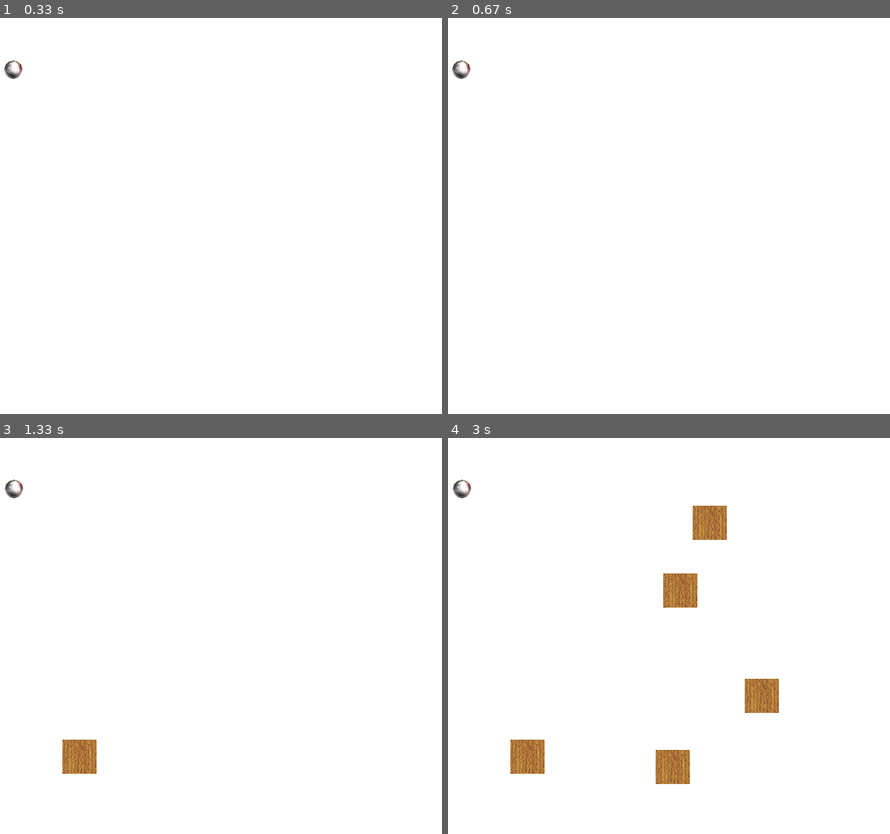
Above: before the commit, frames 1-4 (two rows, left to right).
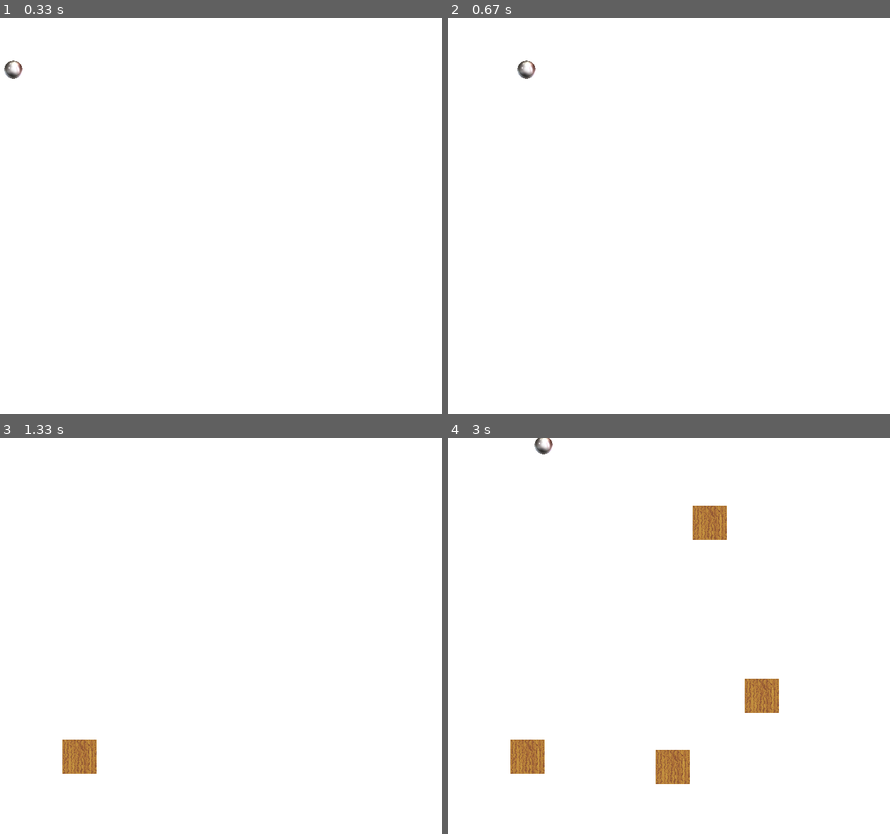
Above: after the commit, the same moments.

Repository: vohkorog/game-with-pygame
Game: pygame game, started from main.py
The game is run twice, just before and just after one commit, with the same random seed, the same clock (stepped at 60 frames per second) and the same inputs.
Inputs (mouse positions are in pixels of both pictures, inside the frame that each line leads up to):
- Up to frame 1 (0.33 s): no input
- Up to frame 2 (0.67 s): hold D from 0.33 s (still down)
- Up to frame 3 (1.33 s): release D at 0.8 s; hold W 0.83-1.13 s; press the mouse at (61, 738) at 1.2 s; move the mouse to (185, 620) at 1.3 s
- Up to frame 4 (3 s): release the mouse at (761, 501) at 1.43 s; click (744, 679) at 1.55 s; hold D 1.83-2.3 s; click (691, 505) at 1.92 s; hold A 2.33-2.87 s; click (655, 750) at 2.42 s; hold S from 2.9 s (still down); click (664, 572) at 2.98 s

Frame 1 is identical in both runs. In frame 2, 0.2% of the frame differs, in the area x 0-20%, y 10-16%; in frame 3, 0.1%; in frame 4, 0.9%, in the area x 1-57%, y 0-43%.

Commit message:
установка 60 фпс

Diff:
--- a/engine.py
+++ b/engine.py
@@ -22,8 +22,9 @@
         pygame.display.set_caption(self.title)
 
     def init_object(self):
+
+        self.texture = TextureAdd("src\\image\\texture.jpg")
         self.entity = Entity(38, 30, 60, 60, "src\\image\\ball.png")
-        self.texture = TextureAdd("src\\image\\texture.jpg")
 
 
     def handle_events(self):
@@ -35,11 +36,19 @@
 
     def run(self):
         self.running = True
+        clock = pygame.time.Clock()
+
         while self.running:
+
             self.running = self.handle_events()
             self.update()
             self.screen.fill((255, 255, 255))
             self.render()
+
+            clock.tick(60)  # Должен быть В НАЧАЛЕ цикла
+            fps = clock.get_fps()
+            print(int(fps))
+
             pygame.display.flip()
 
         pygame.quit()
--- a/entity.py
+++ b/entity.py
@@ -27,13 +27,13 @@
         keys = pygame.key.get_pressed()
 
         if keys[pygame.K_w]:
-            self.y -= 0.05
+            self.y -= 5
         if keys[pygame.K_s]:
-            self.y += 0.05
+            self.y += 5
         if keys[pygame.K_a]:
-            self.x -= 0.05
+            self.x -= 5
         if keys[pygame.K_d]:
-            self.x += 0.05
+            self.x += 5
 
     def get_image(self):
         image = self._image_library.get(self.path)
--- a/texture_add.py
+++ b/texture_add.py
@@ -32,7 +32,7 @@
             if event_mouse[0] and not self.last_mouse_state:
                 self.mouse_click = 1
                 self.position = pygame.mouse.get_pos()
-                print(self.position)
+                #print(self.position)   # вывод координат клика мыши в консоли
             else:
                 self.mouse_click = 0
             if event_mouse[2]:
@@ -44,7 +44,7 @@
             if event_mouse[0]:
                 self.mouse_click = 1
                 self.position = pygame.mouse.get_pos()
-                print(self.position)
+                #print(self.position)    # вывод координат клика мыши в консоли
             else:
                 self.mouse_click = 0
             if event_mouse[2]:
